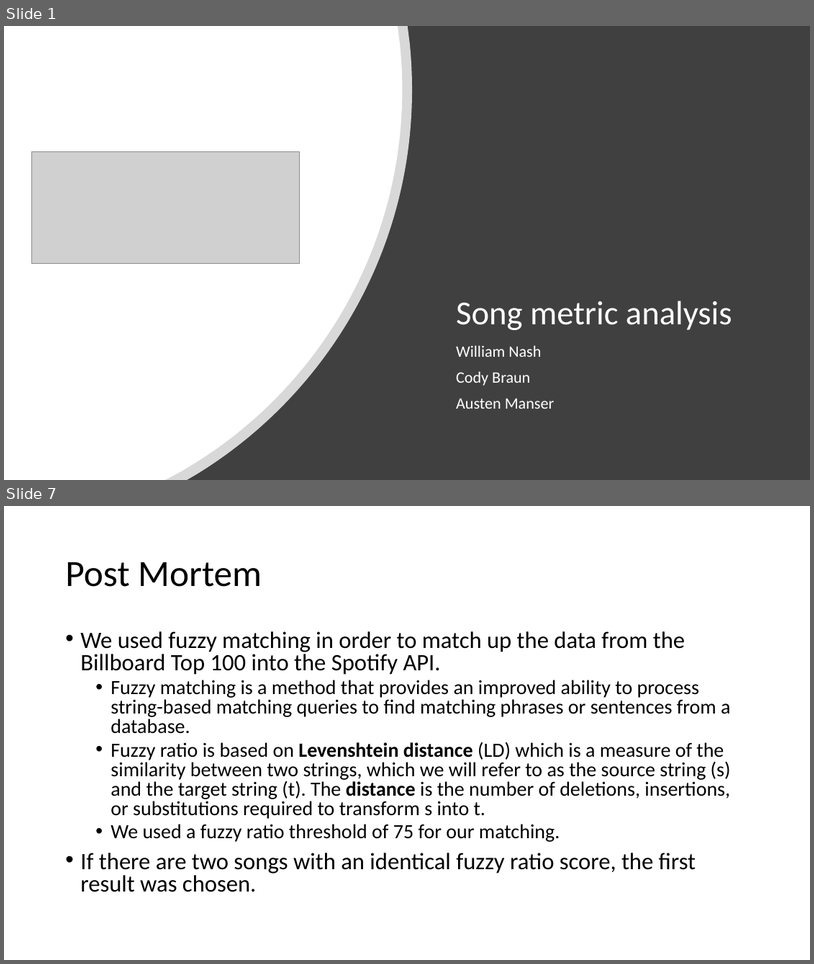
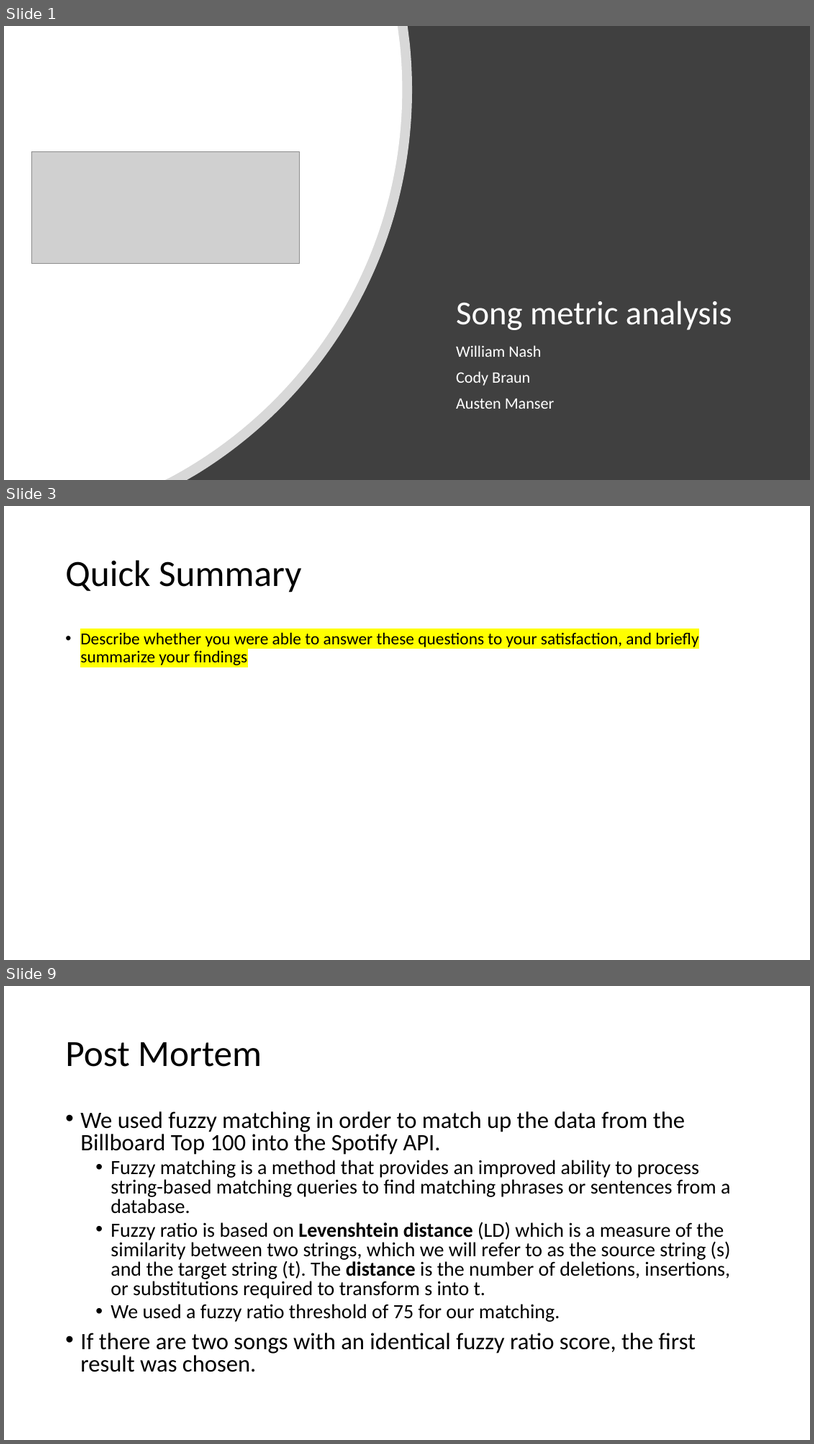
Before and after one commit to wwenash/New_improved_repo, a slide deck: Spotify Presentation.pptx. Shown one above the other, each under a label of ours: slides 1 and 7 before the commit, slides 1, 3 and 9 after it; the slides between them are not shown. The pictures are 814x964 and 814x1444 pixels, drawn with LibreOffice and Linux fonts; fonts in the diff are those of the drawing; grey boxes stand for pictures. Boxes give left, top, right and bottom in pixels: in the first picture for what was removed or moved away, otherwise in the second. Text is boxed around its words. In the diff, an @@ line names an element or a change of style, - is before the commit and + after.

```diff
--- a/Spotify Presentation.pptx
+++ b/Spotify Presentation.pptx
@@ slide 3 added at box(4, 506, 810, 960), background #FFFFFF @@
@@ title added at box(65, 560, 301, 592), 44 pt, text #000000 @@
+Quick Summary
@@ text added at box(80, 632, 699, 665), 20 pt, text #000000 @@
+• Describe whether you were able to answer these questions to your satisfaction, and briefly summarize your findings
@@ what was slide 7 is now slide 9 @@
```
Also in this commit, not shown: 6 slides changed, 1 other slide added.
